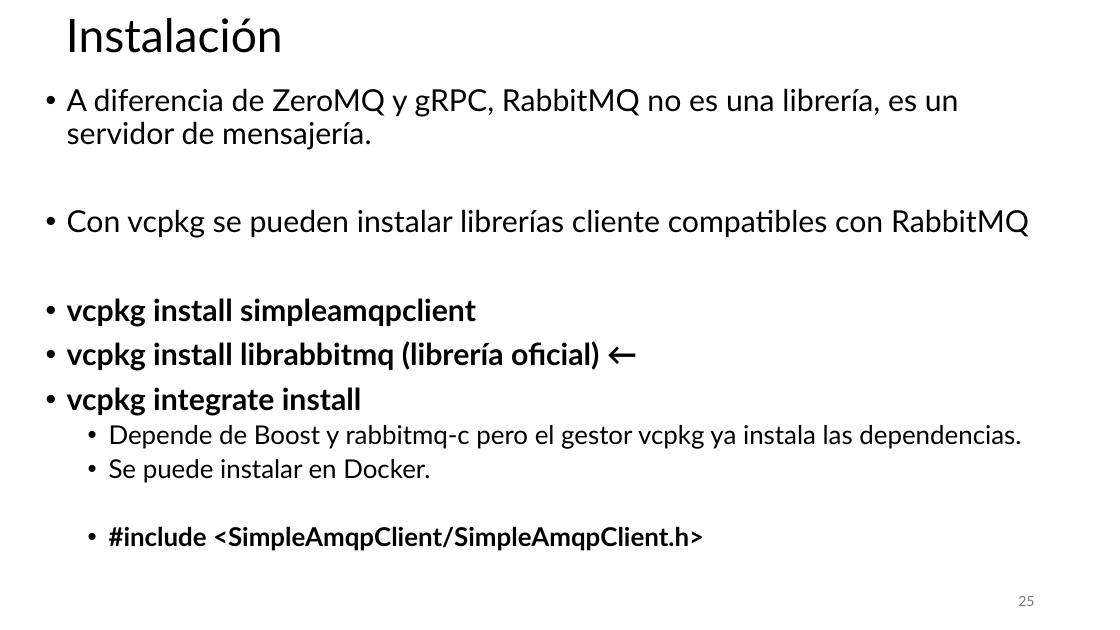
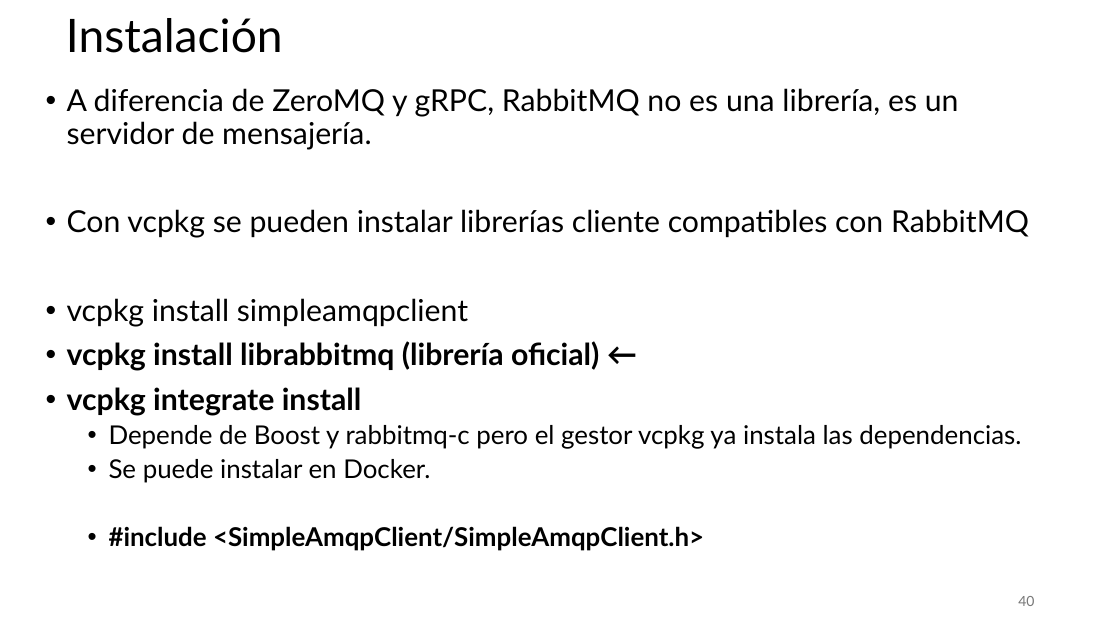
Before and after one commit to aldebarran22/CURSO_CPP_SERVICIOS_30H, a slide deck: slide 40 of doc/3_Comunicacion_microservicios_C++.pptx (slide 25 before the commit). Drawn at 1120x630 pixels with LibreOffice and Linux fonts; fonts in the diff are those of the drawing. Boxes give left, top, right and bottom in pixels: in the first picture for what was removed or moved away, otherwise in the second. Text is boxed around its words. In the diff, an @@ line names an element or a change of style, - is before the commit and + after.

```diff
--- a/doc/3_Comunicacion_microservicios_C++.pptx
+++ b/doc/3_Comunicacion_microservicios_C++.pptx
@@ text at (x1=67, y1=298, x2=468, y2=327): bold off in "vcpkg install simpleamqpclient" @@
@@ page number at (x1=1018, y1=596, x2=1034, y2=606): text changed @@
-25
+40
```
Also in this commit, not shown: 2 other slides changed, 15 slides added, 31 other files.
